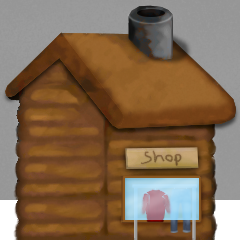
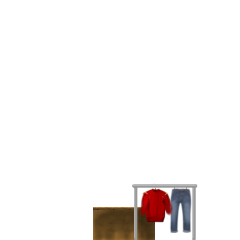
Two versions of the same layered image (240 × 240). Layer-by-layer changes:
hid "schablone_sign-Kopie#2" over [116, 139, 207, 179]
hid "window_highlights#1" over [124, 175, 199, 218]
hid "window_highlights" over [125, 178, 199, 220]
hid "window-Kopie#4" over [125, 178, 199, 220]
hid "window-Kopie#3" over [125, 178, 199, 220]
hid "window-Kopie#2" over [125, 178, 199, 220]
hid "window-Kopie#1" over [125, 178, 199, 220]
hid "window-Kopie" over [125, 178, 199, 220]
hid "window" over [125, 178, 199, 220]
hid "window_frame" over [121, 175, 202, 223]
hid "window_shadow" over [115, 175, 208, 230]
hid "dirt" over [0, 0, 240, 200]
hid "roof_shadow_outisde-Kopie" over [5, 32, 236, 129]
hid "roof-Kopie" over [5, 32, 236, 129]
hid "despeckled_3_roof" over [60, 33, 236, 129]
hid "despeckled_3_roof_side" over [5, 32, 124, 126]
hid "roof_shadow" over [0, 32, 240, 138]
hid "base_shadow_outside" over [0, 0, 240, 200]
hid "base-Kopie#1" over [16, 53, 215, 200]
hid "stuffhelper" over [17, 65, 216, 187]
hid "stuff-nodoor" over [13, 53, 218, 200]
hid "door" over [140, 136, 200, 200]
hid "separators-Kopie" over [17, 80, 215, 184]
hid "Graphics.4.png" over [13, 171, 218, 240]
…and 17 more changes (1 added, 16 visibility)
